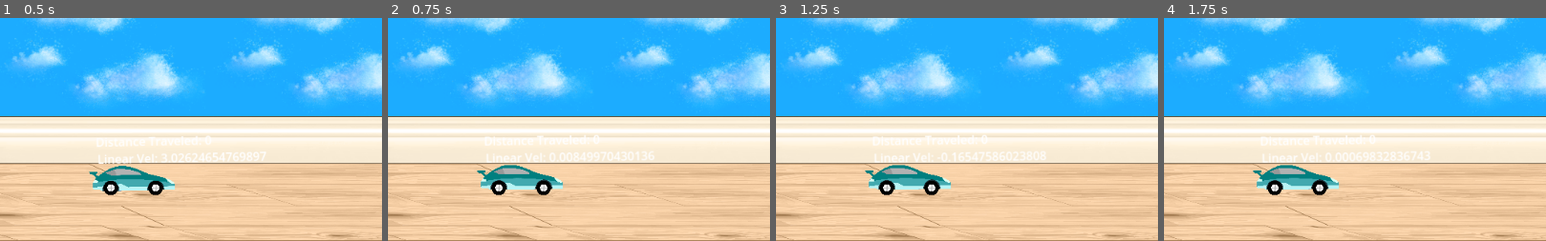
Above: before the commit, frames 1-4 (left to right).
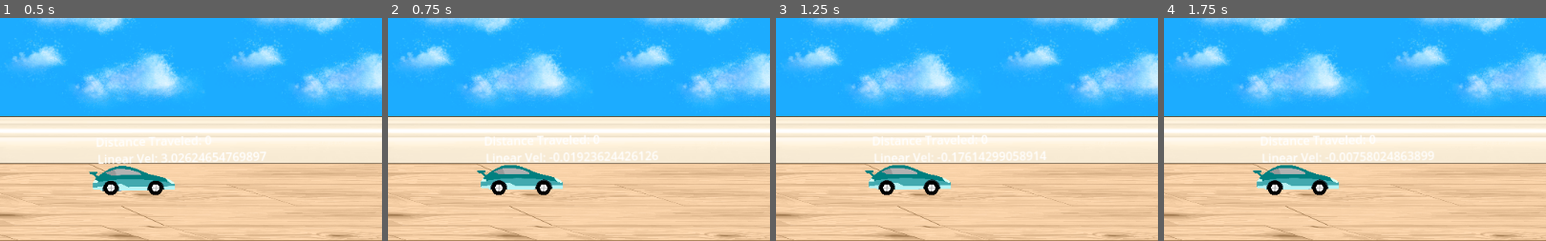
Above: after the commit, the same moments.

Repository: marquezp/car-game
Game: Godot game, scene res://Stage/game.tscn
Two runs of this game, one before a commit and one after it. Both use one fixed random seed, a clock stepped at 60 frames per second and the inputs below.
Inputs (mouse positions are % of the whole screen's width and height, from its top left):
- Up to frame 1 (0.5 s): no input
- Up to frame 2 (0.75 s): tap Enter at 0.5 s; drag from (18, 86) to (52, 78) at 0.52 s
- Up to frame 3 (1.25 s): no input
- Up to frame 4 (1.75 s): tap Space at 1.25 s; drag from (30, 55) to (52, 78) at 1.27 s
The pictures show only the part of the screen within x 1-51%, y 50-100%; the shares and areas given below are measured in that part.

Frame 1 is identical in both runs. In frame 2, 0.3% of the frame differs, in the area x 42-71%, y 59-65%; in frame 3, 0.1%; in frame 4, 0.3%, in the area x 29-71%, y 59-77%.

Commit message:
fixed charge up, wheels still look buggy

Diff:
--- a/Car/car.gd
+++ b/Car/car.gd
@@ -9,13 +9,8 @@
 var damping_factor = 0
 var is_slowing_down: bool = false
 var wheels = []
-
 var previous_position: Vector2
 var distance_traveled: float = 0.0
-var wheel_circumference = 2 * PI * 10 # wheel circumference, dont @ me for hardcoding
-var torque_strength = -1000
-
-# TESTING VARIABLES
 
 
 func start_slowing_down(rate):
@@ -35,16 +30,11 @@
 	if Input.is_action_just_pressed("click"):
 		selected = true
 
-# Apply the charge generated by the drag as torque inpulse on the wheels
+# Apply the charge generated by the drag-back as torque on the wheels
 func move_car(distance):
 	for wheel in wheels:
 		wheel.apply_torque(distance * 20000)
 	distance_traveled = 0
-
-func stop_car():
-	for wheel in wheels:
-		wheel.apply_torque(0)
-		wheel.angular_velocity *= 0.5
 
 # This function handles global inputs
 func _input(event):
@@ -56,28 +46,19 @@
 
 func _physics_process(delta: float) -> void:
 	# Handle mouse click and drag to CHARGE UP THE CAR
-	if selected:
-		if (get_global_mouse_position().x < click_box.global_position.x): # make sure it only drags backwards
-			var mouse_target = get_global_mouse_position() - click_box.global_position
+	# make sure it only drags backwards
+	if selected and (get_global_mouse_position().x < click_box.global_position.x):
+		var mouse_target = get_global_mouse_position()
 
-			# Calculate the rotation needed to move the wheels that distance
-			var rotations_to_make = abs(mouse_target.x) / wheel_circumference
-			var target_radians = rotations_to_make * 2 * PI
+		# increment the distance traveled in the frame
+		distance_traveled += abs(click_box.global_position.x - previous_position.x)
+		previous_position = click_box.global_position
 
-			# increment the distance traveled in the frame
-			distance_traveled += abs(click_box.global_position.x - previous_position.x)
-			previous_position = click_box.global_position
+		# move the car and wheel model backwards
+		car.global_position.x = move_toward(car.global_position.x, mouse_target.x, delta * 25 )
+		for wheel in wheels:
+			wheel.global_position.x = move_toward(wheel.global_position.x, mouse_target.x , delta * 25)
 
-			# Move or stop the car depending on if we reached the mouse_target
-			for wheel in wheels:
-				if (abs(wheel.rotation) < target_radians) and distance_traveled < max_distance:
-					wheel.apply_torque(torque_strength)
-				else:
-					if distance_traveled < max_distance:
-						stop_car()
-
-		else:
-			stop_car()
 
 	# Charge goes over limit
 	if distance_traveled >= max_distance:
--- a/Stage/game.tscn
+++ b/Stage/game.tscn
@@ -129,7 +129,7 @@
 
 [node name="CollisionPolygon2D" type="CollisionPolygon2D" parent="Ramp"]
 modulate = Color(1, 1, 1, 0.3)
-polygon = PackedVector2Array(-200.935, -5.05487, 189.56, -168.077, 190.824, -15.1649, -200.935, -5.05487)
+polygon = PackedVector2Array(-200.935, -5.0549, 189.56, -168.077, 190.824, -15.1649, -200.935, -5.0549)
 
 [node name="LWall" type="StaticBody2D" parent="."]
 position = Vector2(-22, 240)
Not shown: 5 places in Stage/game.tscn that only renumber resources
